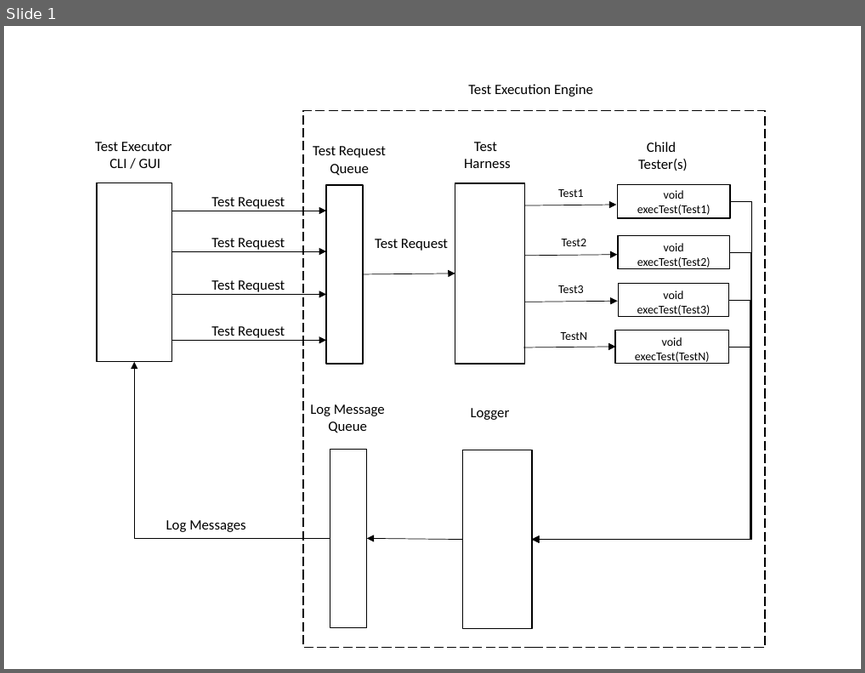
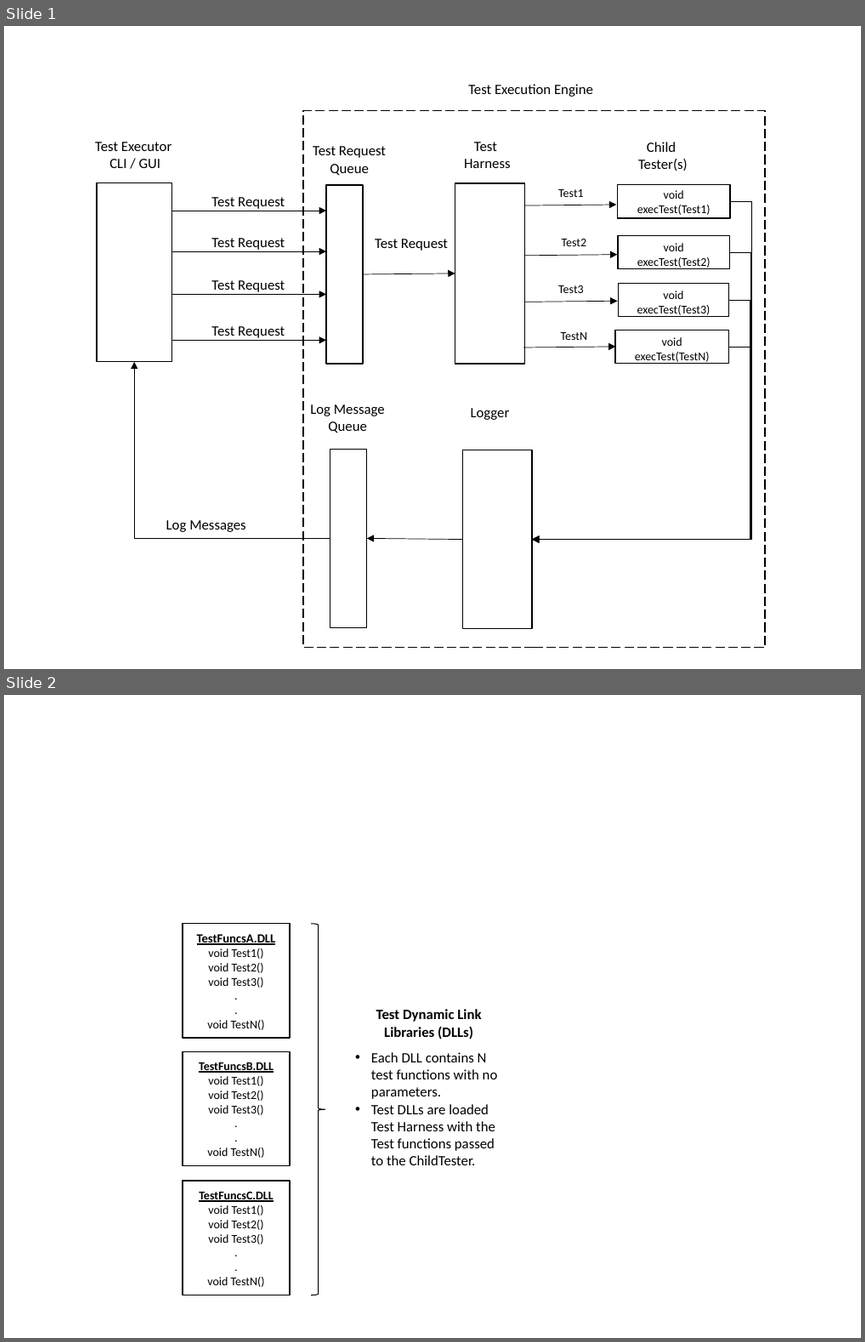
Before and after one commit to KodeFu/cse687, a slide deck: Diagrams/Project_Parital_Diagram.pptx. Shown one above the other, each under a label of ours: slide 1 before the commit, slides 1 and 2 after it. The pictures are 865x673 and 865x1342 pixels, drawn with LibreOffice and Linux fonts; fonts in the diff are those of the drawing. Boxes give left, top, right and bottom in pixels: in the first picture for what was removed or moved away, otherwise in the second. Text is boxed around its words. In the diff, an @@ line names an element or a change of style, - is before the commit and + after.

Commit message:
Updated w/test DLL diagram.

```diff
--- a/Diagrams/Project_Parital_Diagram.pptx
+++ b/Diagrams/Project_Parital_Diagram.pptx
@@ slide 2 added at (x1=4, y1=695, x2=861, y2=1338), background #FFFFFF @@
@@ group added at (x1=182, y1=924, x2=498, y2=1295): 3 rectangles, 2 texts, 1 right brace @@
+TestFuncsA.DLL
+void Test1()
+void Test2()
+void Test3()
+.
+.
+void TestN()
+Test Dynamic Link Libraries (DLLs)
+TestFuncsC.DLL
+void Test1()
+void Test2()
+void Test3()
+.
+.
+void TestN()
+TestFuncsB.DLL
+void Test1()
+void Test2()
+void Test3()
+.
+.
+void TestN()
+• Each DLL contains N test functions with no parameters.
+• Test DLLs are loaded Test Harness with the Test functions passed to the ChildTester.
```
